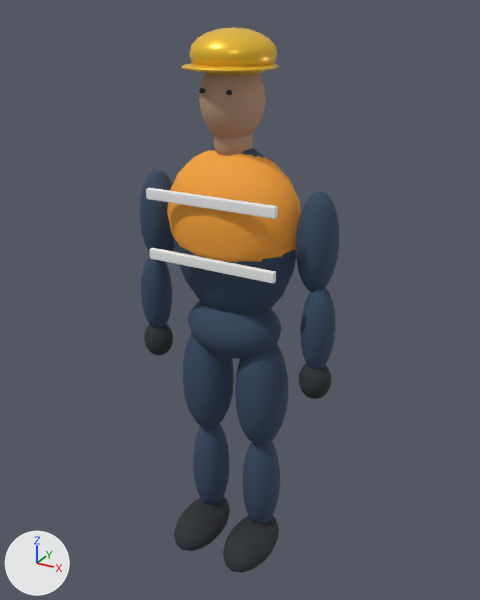
Two versions of the Blender file assets/source/worker.blend, one commit apart.
Both versions are drawn from a 50 mm lens placed at (0.973, -1.73, 1.85), pointed at (0.016, 0.01, 0.98). Lighting does not change. The marker at lower left points along +X, +Y and +Z. The first picture is the older version.

In view in the first picture: 'WorkerSkinnedMesh'.
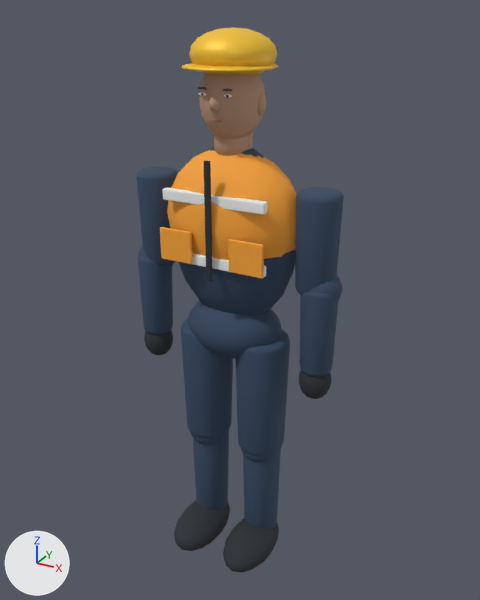
Boxes [x1, y1, x2, y2] around the edits, measured in the pictures (480 x 600 px; the box of a moved part takes in the faces that stretch with it):
'WorkerSkinnedMesh', reshaped: before [140, 27, 339, 573]; after [136, 27, 344, 573]
part 1 of me_sphere, moved or reshaped: before [150, 248, 276, 283]; after [192, 253, 266, 278]
part 2 of me_sphere, moved or reshaped: before [146, 188, 278, 219]; after [162, 187, 267, 215]
part 3 of me_sphere, added: after [209, 96, 220, 112]
part 4 of me_sphere, added: after [258, 93, 266, 115]
part 5 of me_sphere, added (orange): after [160, 227, 193, 264]
part 6 of me_sphere, added (orange): after [229, 239, 264, 278]
part 7 of me_sphere, added (dark blue): after [181, 317, 233, 438]
part 8 of me_sphere, added (dark blue): after [193, 432, 229, 510]
part 9 of me_sphere, added (dark blue): after [235, 330, 290, 455]
part 10 of me_sphere, added (dark blue): after [243, 449, 281, 529]
part 11 of me_sphere, added: after [204, 160, 212, 282]
part 12 of me_sphere, moved or reshaped: before [140, 88, 339, 524]; after [136, 87, 344, 463]

The change in detail:
Material 'Lips' (mat_lips) is new.
Its base color is (0.3, 0.13, 0.1) (brown #956559).
me_sphere is used by ob_workerskinnedmesh; location (0.0, 0.0, 1.2).
me_sphere had 3072 vertices, 3330 faces and spanned x -0.35..0.35, y -0.21..0.14, z -1.2..0.6.
me_sphere now has 4814 vertices, 4992 faces and spans x -0.36..0.36, y -0.21..0.14, z -1.2..0.6.
me_sphere part 1: the loose piece of 56 vertices spanning x -0.22..0.22, y -0.15..-0.14, z -0.07..-0.03 is scaled about its middle by (0.789, 1.47, 1), then moved by (0.0, 0.02, 0.0).
me_sphere part 2: the loose piece of 56 vertices spanning x -0.22..0.22, y -0.15..-0.14, z 0.12..0.16 is scaled about its middle by (0.789, 1.47, 1), then moved by (0.0, 0.02, 0.0).
me_sphere part 3: a new loose piece, a UV sphere (16 segments, 10 rings, poles along z) spanning x -0.016..0.016, y -0.124..-0.084, z 0.386..0.43, in mat_skin (beige #b89379).
me_sphere part 4: a new loose piece, a UV sphere (16 segments, 10 rings, poles along z) spanning x 0.08..0.105, y -0.023..0.016, z 0.37..0.431, in mat_skin (beige #b89379).
me_sphere part 5: the loose piece of 56 vertices spanning x -0.22..0.22, y -0.15..-0.14, z -0.07..-0.03 is copied, and the copy is scaled about its middle by (0.251, 0.639, 3.27), then moved by (-0.12, 0.0, 0.04), in mat_hi_vis_vest (orange #f9a435); it spans x -0.17..-0.06, y -0.15..-0.14, z -0.06..0.04.
me_sphere part 6: the loose piece of 56 vertices spanning x -0.22..0.22, y -0.15..-0.14, z -0.07..-0.03 is copied, and the copy is scaled about its middle by (0.251, 0.639, 3.27), then moved by (0.12, 0.0, 0.04), in mat_hi_vis_vest (orange #f9a435); it spans x 0.06..0.17, y -0.15..-0.14, z -0.06..0.04.
me_sphere part 7: a new loose piece of 128 vertices spanning x -0.19..-0.02, y -0.09..0.09, z -0.75..-0.33, in mat_workwear (dark blue #354861).
me_sphere part 8: a new loose piece of 128 vertices spanning x -0.17..-0.04, y -0.06..0.08, z -1.12..-0.72, in mat_workwear (dark blue #354861).
me_sphere part 9: a new loose piece of 128 vertices spanning x 0.02..0.19, y -0.09..0.09, z -0.75..-0.33, in mat_workwear (dark blue #354861).
me_sphere part 10: a new loose piece of 128 vertices spanning x 0.04..0.17, y -0.06..0.08, z -1.12..-0.72, in mat_workwear (dark blue #354861).
me_sphere part 11: a new loose piece of 56 vertices spanning x -0.01..0.01, y -0.16..-0.15, z -0.1..0.26, in mat_rubber (dark grey #2b2f33).
me_sphere part 12: 133 vertices moved from x -0.32..0.33, y -0.1..0.06, z -0.8..0.45 to x -0.33..0.33, y -0.11..0.06, z -0.8..0.45; 1249 vertices removed from x -0.35..0.35, y -0.1..0.09, z -1.12..0.45; 1581 vertices added at x -0.36..0.36, y -0.11..0.08, z -0.81..0.45.
Other edits to the shape of me_sphere do not show in these pictures.
me_sphere gains material mat_lips (brown #956559).
